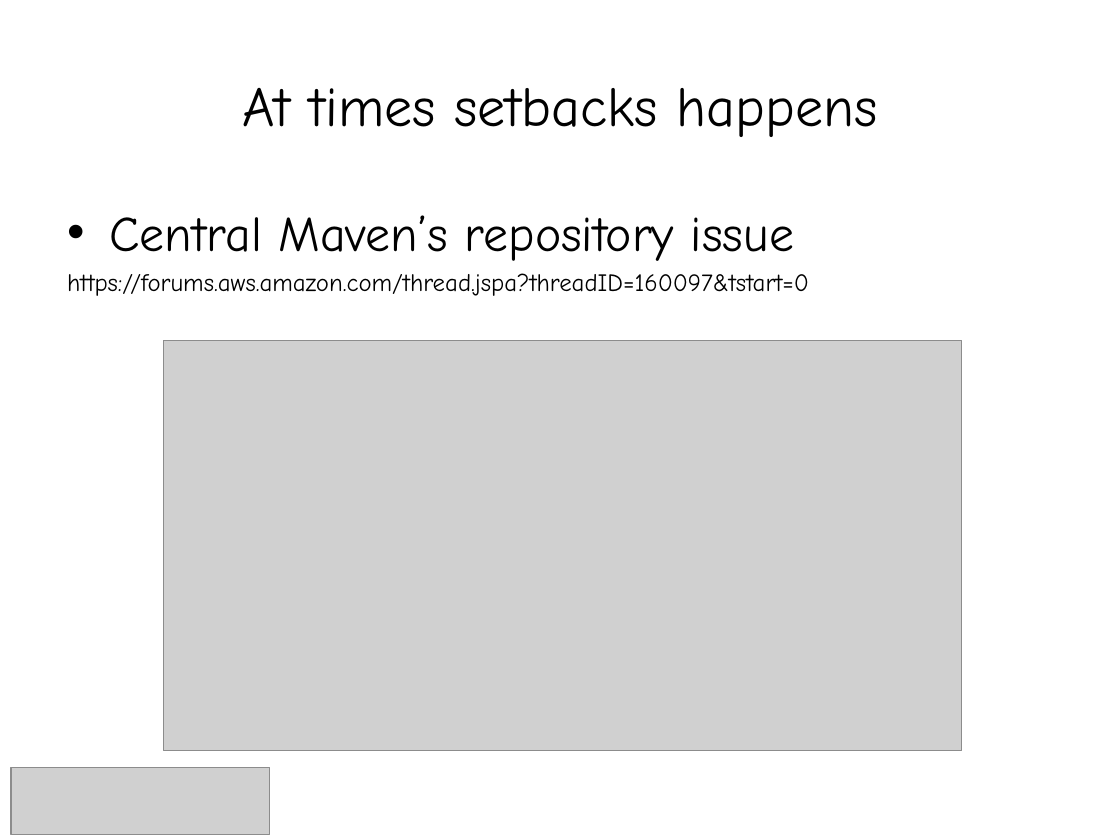
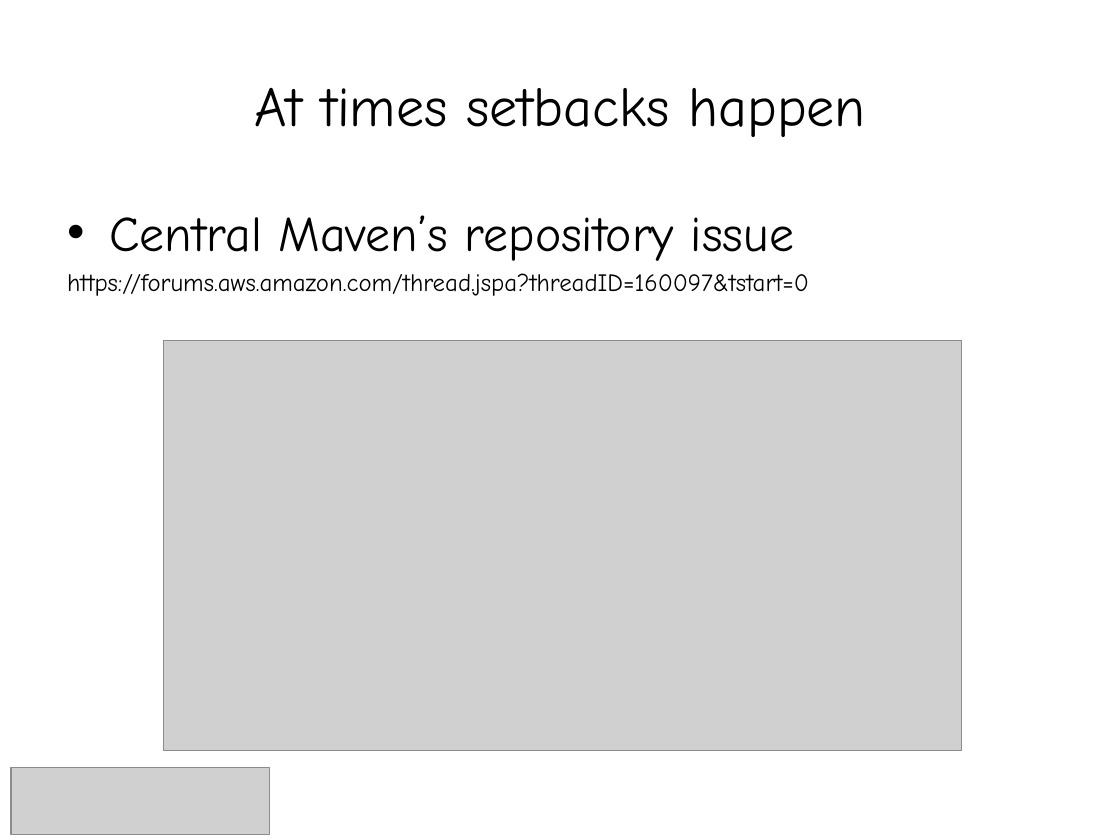
Before and after one commit to smolnik/diagrams, a slide deck: slide 17 of presentations/aws_ha_workshops.pptx (slide 16 before the commit). Drawn at 1120x840 pixels with LibreOffice and Linux fonts; fonts in the diff are those of the drawing; grey boxes stand for pictures. Boxes give left, top, right and bottom in pixels: in the first picture for what was removed or moved away, otherwise in the second. Text is boxed around its words. In the diff, an @@ line names an element or a change of style, - is before the commit and + after.

Commit message:
new slides added

```diff
--- a/presentations/aws_ha_workshops.pptx
+++ b/presentations/aws_ha_workshops.pptx
@@ title at [254,88,865,137]: text changed @@
-At times setbacks happens
+At times setbacks happen
```
Also in this commit, not shown: 1 other slide changed, 6 slides added.
